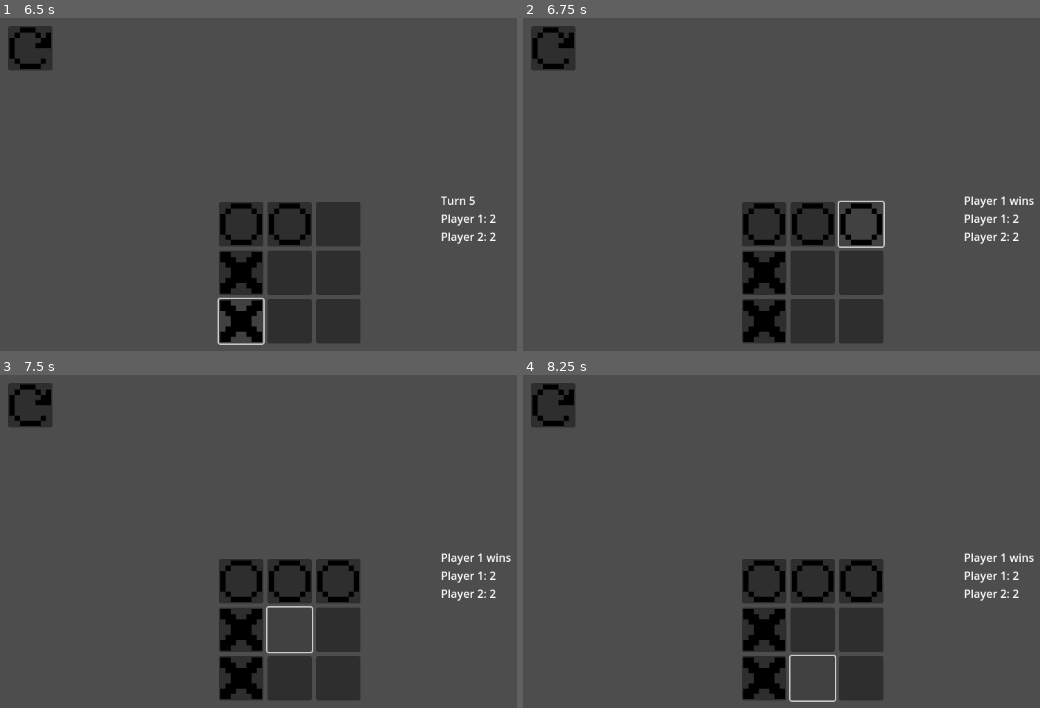
Above: before the commit, frames 1-4 (two rows, left to right).
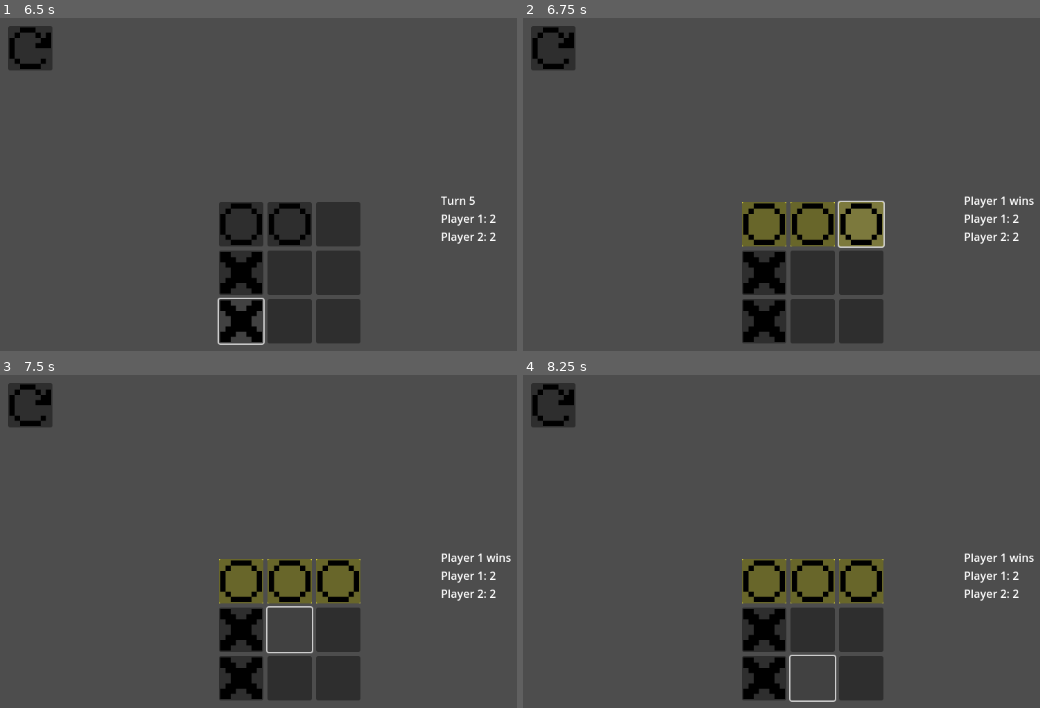
Above: after the commit, the same moments.

Repository: nhunghia1992/tic-tac-toe-godot
Game: Godot game, scene res://global.tscn
Same seed, same stepped clock (60 frames per second), same inputs: the game is played once before the commit and once after it.
Inputs (mouse positions are in pixels of both pictures, inside the frame that each line leads up to):
- Up to frame 1 (6.5 s): click (31, 47) at 0.5 s; click (31, 47) at 1.25 s; click (31, 47) at 2 s; click (242, 224) at 2.77 s; click (242, 224) at 3.52 s; click (242, 274) at 4.27 s; click (289, 224) at 5.02 s; click (242, 321) at 5.77 s
- Up to frame 2 (6.75 s): click (859, 224) at 6.52 s
- Up to frame 3 (7.5 s): click (289, 631) at 7.27 s
- Up to frame 4 (8.25 s): click (812, 678) at 8.02 s

Frame 1 is identical in both runs. In frame 2, 2.5% of the frame differs, in the area x 42-70%, y 55-69%; in frame 3, 2.5%; in frame 4, 2.5%.

Commit message:
Added highlight and slight code improvements

Diff:
--- a/Buttons.gd
+++ b/Buttons.gd
@@ -11,8 +11,8 @@
 
 
 func create():
-	for i in range(n):
-		for j in range(n):
+	for j in range(n):
+		for i in range(n):
 			var temp = but.instantiate()
 			temp.position = Vector2(320 + i * 70 ,270 + j * 70)
 			temp.x = i
@@ -23,15 +23,20 @@
 
 func restart():
 	pass
+
 func _on_restart_button_pressed():
 	propagate_call("restart", [] , false)
 	Game.player1.clear()
 	Game.player2.clear()
 	Game.player1.resize(Game.max_id)
 	Game.player2.resize(Game.max_id)
+	Game.winning_move.clear()
 	Turn.turn_number = 1
 	Turn.winner = -1
 	Turn.game_condition = "Undecided"
 	Turn.timeP1 = 0.0
 	Turn.timeP2 = 0.0
-	create()
+
+func create_highlight(list):
+	for i in list:
+		children[i].add_highlight()
--- a/Game.gd
+++ b/Game.gd
@@ -4,59 +4,75 @@
 var player1 = []
 var player2 = []
 var max_id = pow(size,2)
+var winning_move = []
+
 func _ready():
 	player1.resize(max_id)
 	player2.resize(max_id)
 
 func check_winner():
+	var winner = -1
 	if Turn.turn_number%2 == 1:
 		for i in range(player1.size()):
 			if player1[i] == null:
 				continue
 			if (check_horizontal(i,player1) || check_diagonal(i,player1) || check_vertical(i,player1) || check_reverse_diagonal(i,player1)):
-				Turn.winner = 1
+				winner = 1
 	else:
 		for i in range(player2.size()):
 			if player2[i] == null:
 				continue
 			if (check_horizontal(i,player2) || check_diagonal(i,player2) || check_vertical(i,player2) || check_reverse_diagonal(i,player2)):
-				Turn.winner = 2
+				winner = 2
+	return winner
 
 func check_horizontal(index, list):
 	var ycheck = list[index].get_y()
+	var move = [index]
 	for i in range(1,win_condition):
 		var check1 = list[index].get_id() + 1 * i
 		var coor1 = Coordinate.new(check1, ycheck)
 		if !search(coor1,list,check1):
 			return false
+		move.append(check1)
+	winning_move.append_array(move)
 	return true
 
 func check_vertical(index, list):
 	var ycheck = list[index].get_y()
+	var move = [index]
 	for i in range(1,win_condition):
 		var check1 = list[index].get_id() + size * i
 		var coor1 = Coordinate.new(check1, ycheck + i)
 		if !search(coor1, list, check1):
 			return false
+		move.append(check1)
+	winning_move.append_array(move)
 	return true
 
 func check_diagonal(index, list):
 	var ycheck = list[index].get_y()
+	var move = [index]
 	for i in range(1,win_condition):
 		var check1 = list[index].get_id() + (size + 1) * i
 		var coor1 = Coordinate.new(check1, ycheck + i)
 		if !search(coor1,list,check1):
 			return false
+		move.append(check1)
+	winning_move.append_array(move)
 	return true
 
 
 func check_reverse_diagonal(index, list):
 	var ycheck= list[index].get_y()
+	var move = [index]
 	for i in range(1,win_condition):
 		var check1 = list[index].get_id() + (size - 1) * i
 		var coor1 = Coordinate.new(check1, ycheck + i)
 		if !search(coor1,list,check1):
 			return false
+		move.append(check1)
+	winning_move.append_array(move)
 	return true
 
 func search(coor, list, index):
--- a/button.gd
+++ b/button.gd
@@ -31,7 +31,10 @@
 		coor.cid = id
 		coor.cy = y
 		Game.player2[id] = coor
-	Game.check_winner()
+	var is_win = Game.check_winner()
+	if is_win != -1:
+		Turn.winner = is_win
+		get_parent().create_highlight(Game.winning_move)
 	Turn.turn_number += 1
 
 func add_highlight():
@@ -39,7 +42,10 @@
 	$".".add_child(highlight_temp)
 
 func restart():
-	queue_free()
+	var children = get_children()
+	for i in children:
+		i.queue_free()
+	assigned = false
 #Game.player1.append({x: x, y: y}
 #listmove = player1.filter(move => move.x == x && move.y === y)
 #listmove.lenngth === wincondiion
